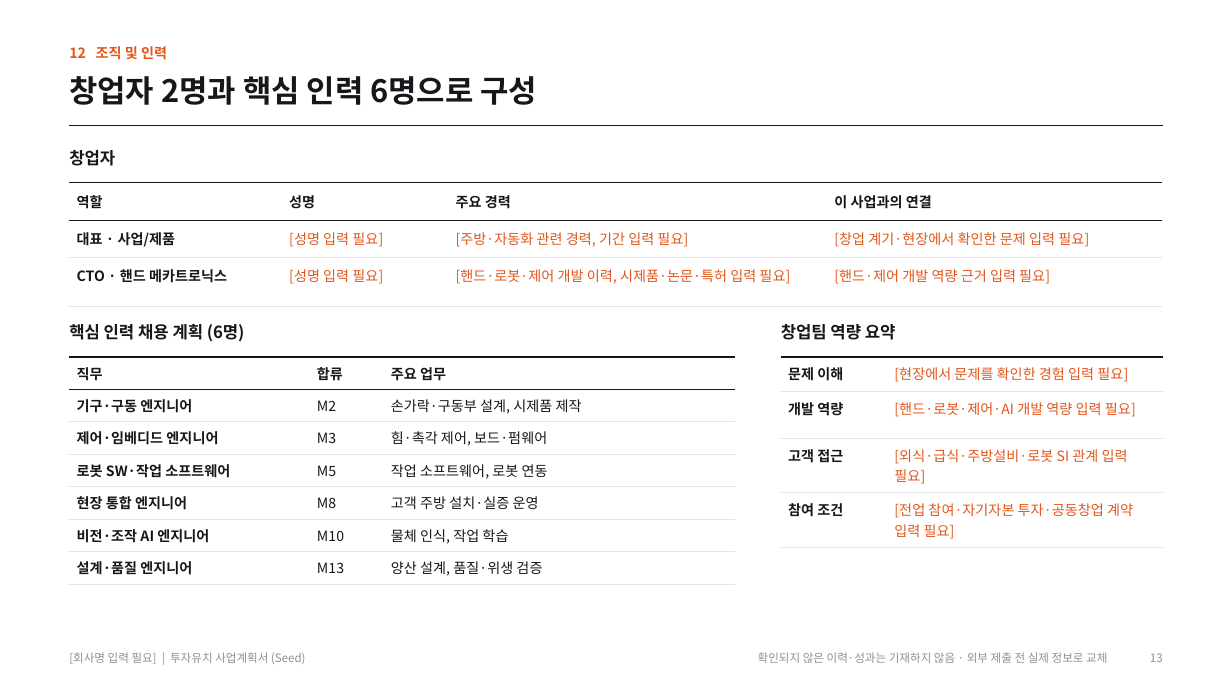
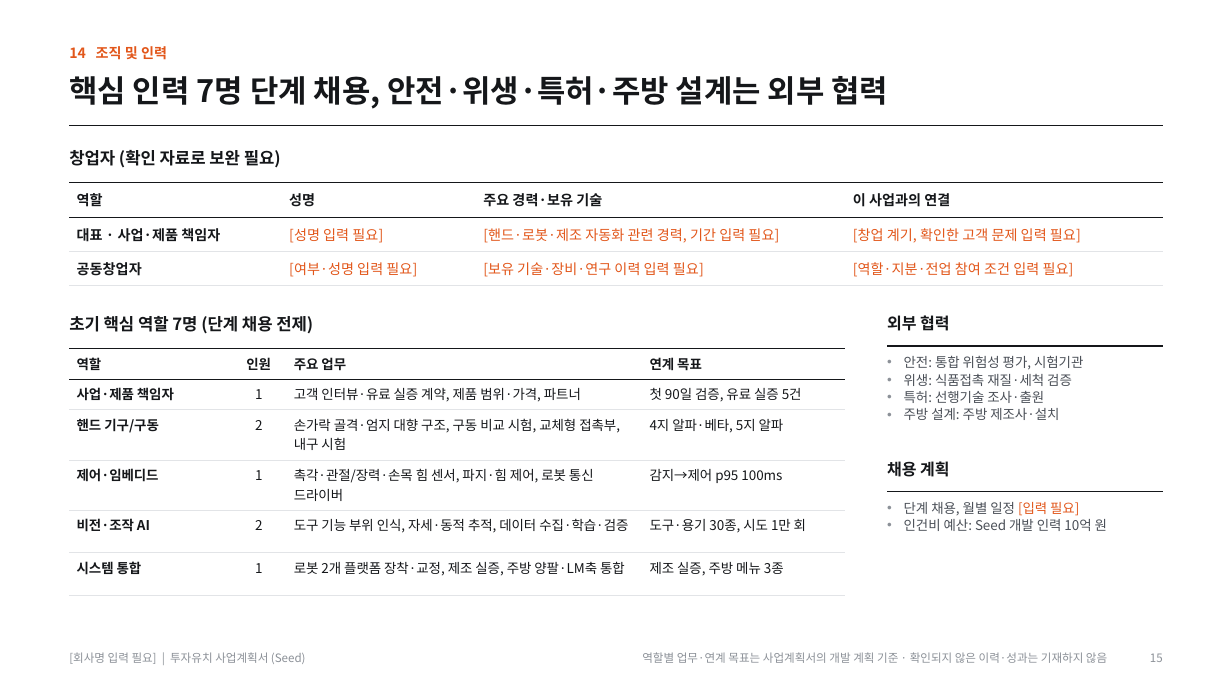
Before and after one commit to kimdonghyun2789-hash/D, a slide deck: slide 15 of SoftHand_Founding_Seed_IR_Deck_Final.pptx (slide 13 before the commit). Drawn at 1232x693 pixels with LibreOffice and Linux fonts; fonts in the diff are those of the drawing. Boxes give left, top, right and bottom in pixels: in the first picture for what was removed or moved away, otherwise in the second. Text is boxed around its words. In the diff, an @@ line names an element or a change of style, - is before the commit and + after.

```diff
--- a/SoftHand_Founding_Seed_IR_Deck_Final.pptx
+++ b/SoftHand_Founding_Seed_IR_Deck_Final.pptx
@@ text at (69, 46, 167, 60): text changed @@
-12 조직 및 인력
+14 조직 및 인력
@@ text at (69, 76, 888, 109): text changed @@
-창업자 2명과 핵심 인력 6명으로 구성
+핵심 인력 7명 단계 채용, 안전·위생·특허·주방 설계는 외부 협력
@@ text at (69, 150, 281, 168): text changed @@
-창업자
+창업자 (확인 자료로 보완 필요)
@@ table at (69, 183, 1163, 286) @@
-row 1, column 3: 주요 경력
+row 1, column 3: 주요 경력·보유 기술
-row 2: 대표 · 사업/제품 | [성명 입력 필요] | [주방·자동화 관련 경력, 기간 입력 필요] | [창업 계기·현장에서 확인한 문제 입력 필요]
+row 2: 대표 · 사업·제품 책임자 | [성명 입력 필요] | [핸드·로봇·제조 자동화 관련 경력, 기간 입력 필요] | [창업 계기, 확인한 고객 문제 입력 필요]
-row 3: CTO · 핸드 메카트로닉스 | [성명 입력 필요] | [핸드·로봇·제어 개발 이력, 시제품·논문·특허 입력 필요] | [핸드·제어 개발 역량 근거 입력 필요]
+row 3: 공동창업자 | [여부·성명 입력 필요] | [보유 기술·장비·연구 이력 입력 필요] | [역할·지분·전업 참여 조건 입력 필요]
@@ text at (69, 316, 313, 334): text changed @@
-핵심 인력 채용 계획 (6명)
+초기 핵심 역할 7명 (단계 채용 전제)
@@ text removed at (781, 324, 896, 340) @@
-창업팀 역량 요약
@@ text added at (887, 315, 949, 331), 12.5 pt, text #15171A, bold @@
+외부 협력
@@ table removed at (69, 357, 735, 584), 7 rows, 3 columns @@
-직무 | 합류 | 주요 업무
-기구·구동 엔지니어 | M2 | 손가락·구동부 설계, 시제품 제작
-제어·임베디드 엔지니어 | M3 | 힘·촉각 제어, 보드·펌웨어
-로봇 SW·작업 소프트웨어 | M5 | 작업 소프트웨어, 로봇 연동
-현장 통합 엔지니어 | M8 | 고객 주방 설치·실증 운영
-비전·조작 AI 엔지니어 | M10 | 물체 인식, 작업 학습
-설계·품질 엔지니어 | M13 | 양산 설계, 품질·위생 검증
@@ table added at (69, 348, 846, 580), 6 rows, 4 columns @@
+역할 | 인원 | 주요 업무 | 연계 목표
+사업·제품 책임자 | 1 | 고객 인터뷰·유료 실증 계약, 제품 범위·가격, 파트너 | 첫 90일 검증, 유료 실증 5건
+핸드 기구/구동 | 2 | 손가락 골격·엄지 대향 구조, 구동 비교 시험, 교체형 접촉부, 내구 시험 | 4지 알파·베타, 5지 알파
+제어·임베디드 | 1 | 촉각·관절/장력·손목 힘 센서, 파지·힘 제어, 로봇 통신 드라이버 | 감지→제어 p95 100ms
+비전·조작 AI | 2 | 도구 기능 부위 인식, 자세·동적 추적, 데이터 수집·학습·검증 | 도구·용기 30종, 시도 1만 회
+시스템 통합 | 1 | 로봇 2개 플랫폼 장착·교정, 제조 실증, 주방 양팔·LM축 통합 | 제조 실증, 주방 메뉴 3종
@@ table removed at (781, 357, 1163, 543), 4 rows, 2 columns @@
-문제 이해 | [현장에서 문제를 확인한 경험 입력 필요]
-개발 역량 | [핸드·로봇·제어·AI 개발 역량 입력 필요]
-고객 접근 | [외식·급식·주방설비·로봇 SI 관계 입력 필요]
-참여 조건 | [전업 참여·자기자본 투자·공동창업 계약 입력 필요]
@@ line moved from (781, 357) - (1163, 357) to (887, 346) - (1163, 346) @@
@@ text added at (904, 355, 1083, 420), 10.5 pt, text #4A4F57 @@
+• 안전: 통합 위험성 평가, 시험기관
+• 위생: 식품접촉 재질·세척 검증
+• 특허: 선행기술 조사·출원
+• 주방 설계: 주방 제조사·설치
@@ text added at (887, 461, 949, 477), 12.5 pt, text #15171A, bold @@
+채용 계획
@@ line added from (887, 492) to (1163, 492), #15171A 1 pt @@
@@ text added at (904, 502, 1107, 531), 10.5 pt, text #4A4F57 @@
+• 단계 채용, 월별 일정 [입력 필요]
+• 인건비 예산: Seed 개발 인력 10억 원
@@ text at (642, 652, 1107, 663): text changed @@
-확인되지 않은 이력·성과는 기재하지 않음 · 외부 제출 전 실제 정보로 교체
+역할별 업무·연계 목표는 사업계획서의 개발 계획 기준 · 확인되지 않은 이력·성과는 기재하지 않음
```
Also in this commit, not shown: 17 other slides changed, 15 slides added, 14 slides removed, 17 other files.
